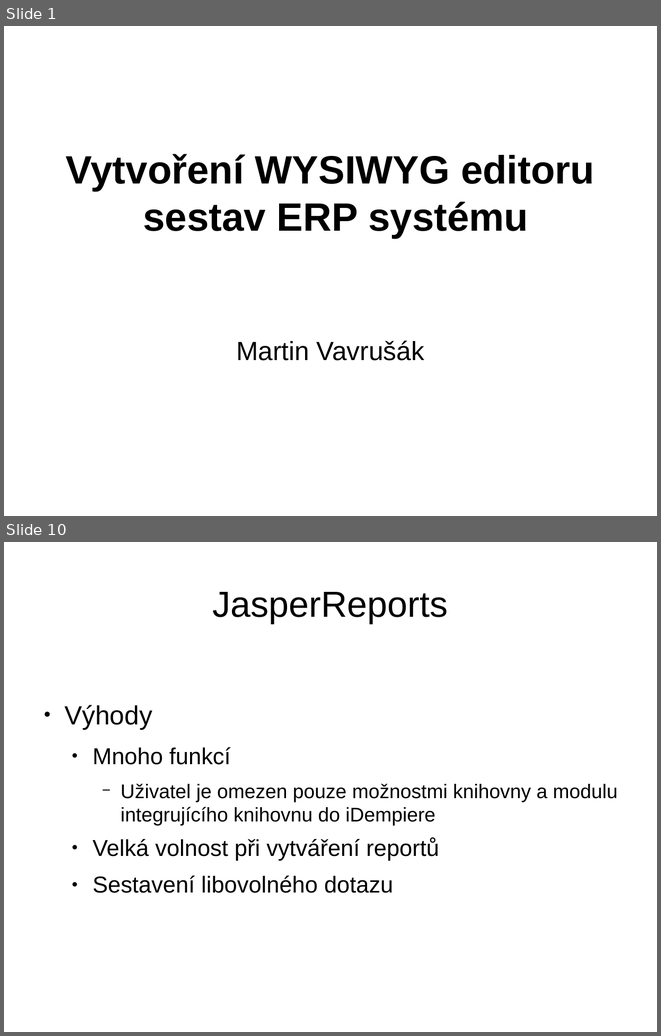
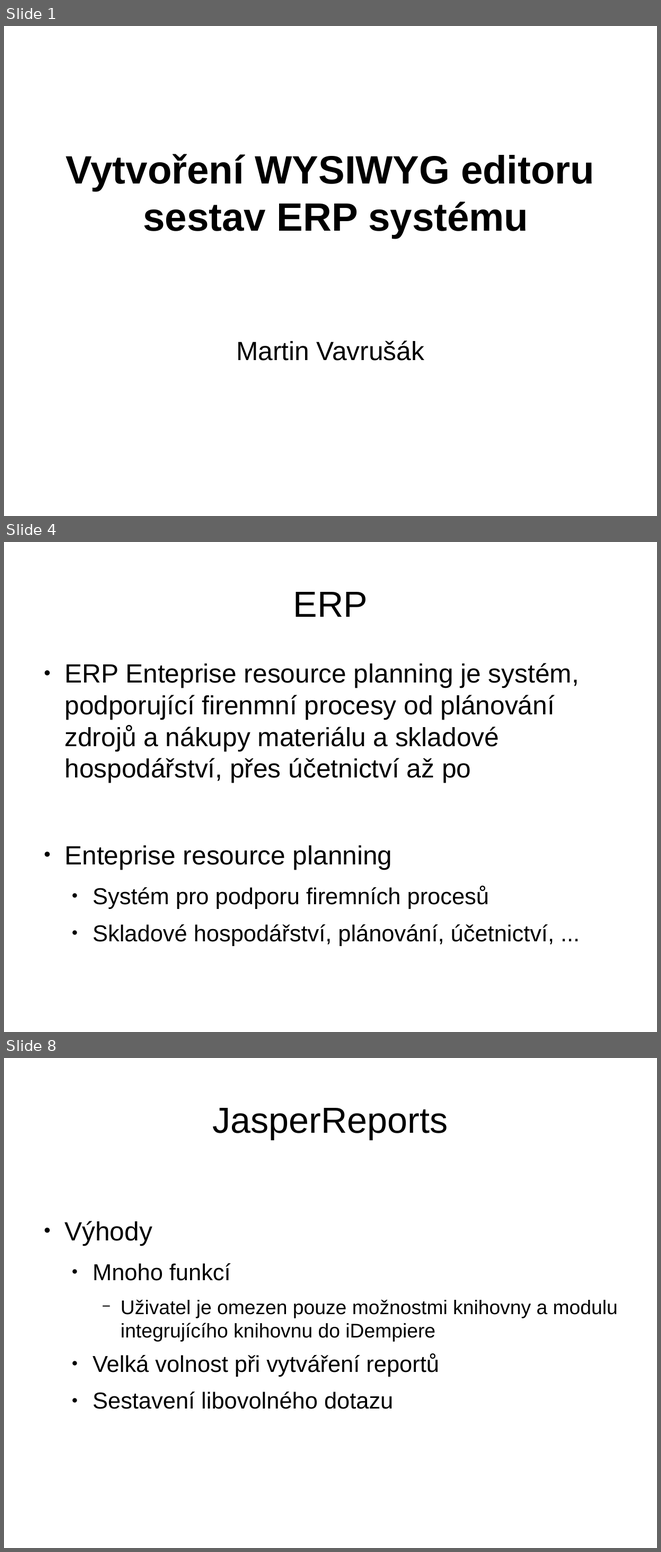
Before and after one commit to martin-vavrusak/mgr_statnice, a slide deck: !prezentace/vavrusak_WYSIVYG.odp. Shown one above the other, each under a label of ours: slides 1 and 10 before the commit, slides 1, 4 and 8 after it; the slides between them are not shown. The pictures are 661x1036 and 661x1552 pixels, drawn with LibreOffice and Linux fonts; fonts in the diff are those of the drawing. Boxes give left, top, right and bottom in pixels: in the first picture for what was removed or moved away, otherwise in the second. Text is boxed around its words. In the diff, an @@ line names an element or a change of style, - is before the commit and + after.

```diff
--- a/!prezentace/vavrusak_WYSIVYG.odp
+++ b/!prezentace/vavrusak_WYSIVYG.odp
@@ slide 4 added at bbox=[4, 542, 657, 1032], background #FFFFFF @@
@@ title added at bbox=[293, 592, 368, 617], 44 pt, text #000000 @@
+ERP
@@ text added at bbox=[64, 663, 579, 946], 32 pt, text #000000 @@
+● ERP Enteprise resource planning je systém, podporující firenmní procesy od plánování zdrojů a nákupy materiálu a skladové hospodářství, přes účetnictví až po
+● Enteprise resource planning
+  ● Systém pro podporu firemních procesů
+  ● Skladové hospodářství, plánování, účetnictví, ...
@@ what was slide 10 is now slide 8 @@
```
Also in this commit, not shown: 8 slides changed, 5 other slides added, 12 slides removed.
